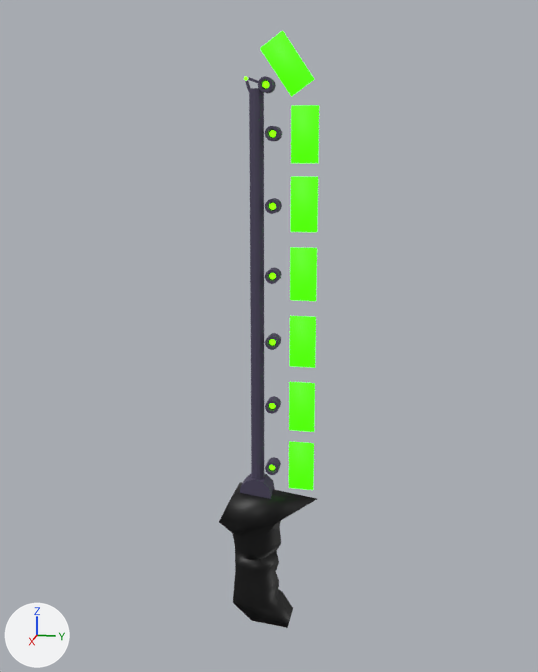
A saved change to the FBX model FGMvrEXPORTS/VRsword.fbx.
Before and after are seen from a 50 mm camera at (7.06, 1.54, 3.39) aimed at (-0.01, 0.13, 1.62). Lighting does not change. The marker at lower left points along +X, +Y and +Z. Where no turn or scale is listed for an object, it has been applied to the vertices.

Objects in the first picture: 'Handle', 'blades', 'emitters', 'stick'.
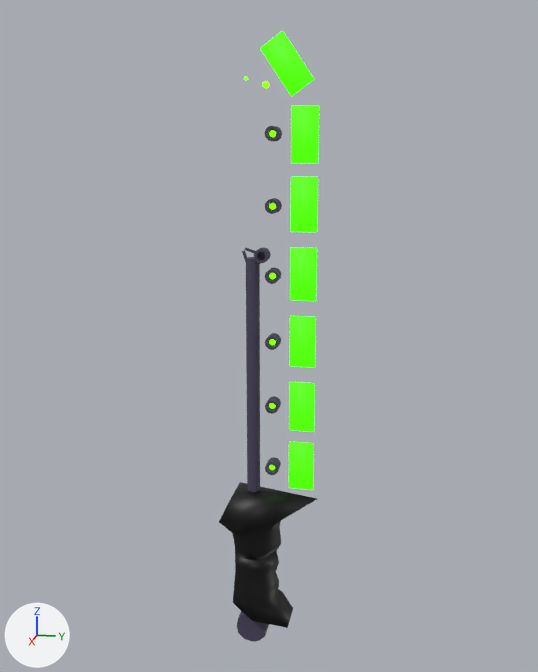
Changed parts and their boxes (x1, y1, x2, y2) in the pictures (538 x 672 px):
'stick', moved: before (240, 76, 276, 499); after (237, 247, 271, 641)

The change in detail:
Object 'stick' (ob_stick) moves from (0.0, 0.0, 0.0) to (0.0, -0.05, -1.55).
